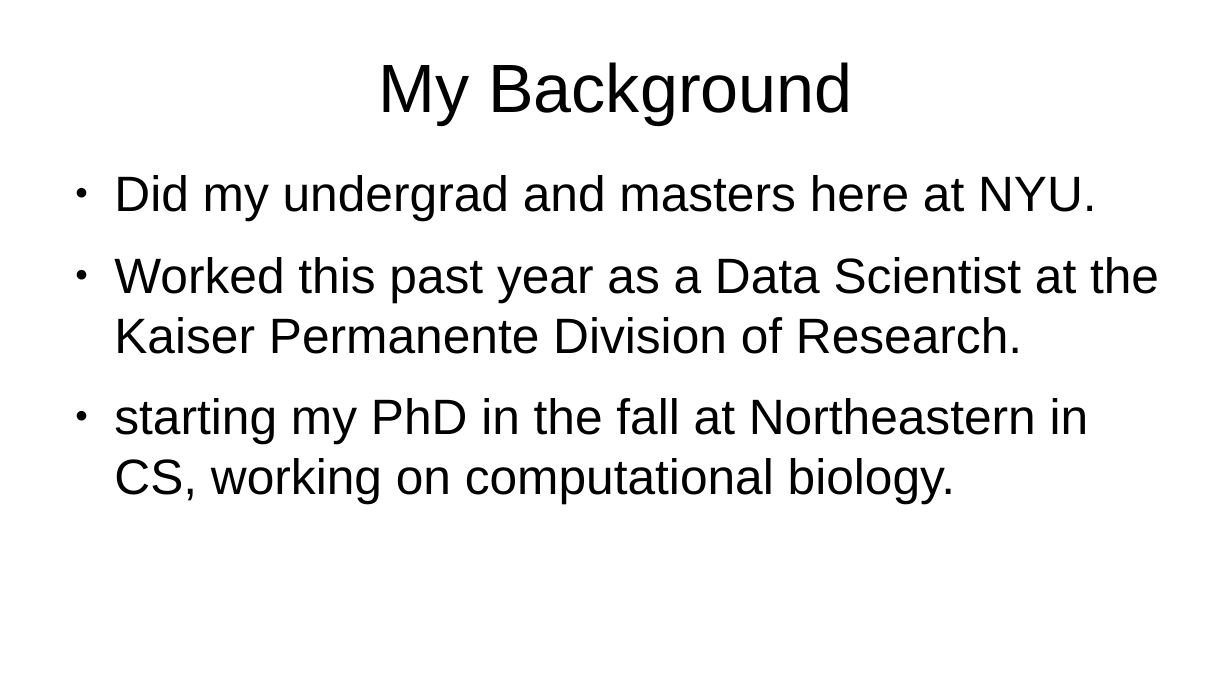
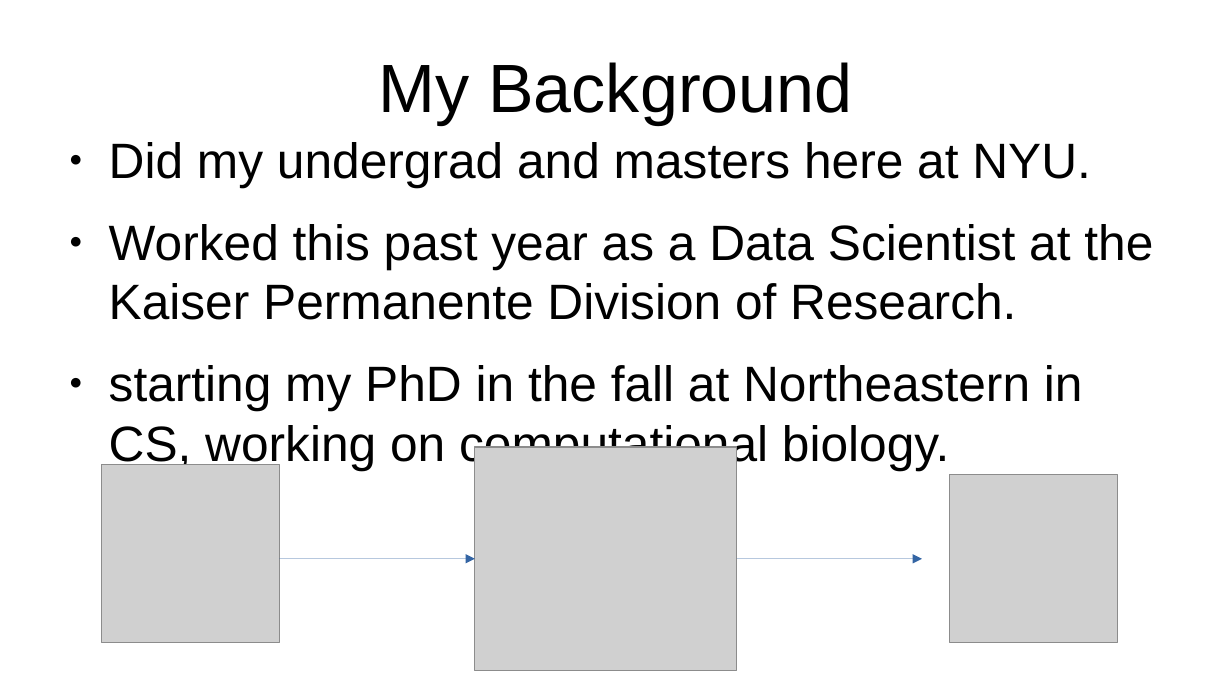
Before and after one commit to buzgalbraith/data-processing-workshop, a slide deck: slide 3 of slides/data_processing_slides.odp. Drawn at 1232x693 pixels with LibreOffice and Linux fonts; fonts in the diff are those of the drawing; grey boxes stand for pictures. Boxes give left, top, right and bottom in pixels: in the first picture for what was removed or moved away, otherwise in the second. Text is boxed around its words. In the diff, an @@ line names an element or a change of style, - is before the commit and + after.

```diff
--- a/slides/data_processing_slides.odp
+++ b/slides/data_processing_slides.odp
@@ text "Did my undergrad and masters ...": place and size @@
-text "Did my undergrad and masters ..." at <box>114,175,1159,503</box>
+text "Did my undergrad and masters ..." at <box>109,142,1153,470</box>
@@ picture added at <box>475,447,737,671</box> @@
@@ picture added at <box>102,465,279,643</box> @@
@@ picture added at <box>950,475,1118,643</box> @@
@@ arrow added from (279, 559) to (475, 559), #3465A4 0 pt @@
@@ arrow added from (737, 559) to (922, 559), #3465A4 0 pt @@
```
Also in this commit, not shown: 9 other slides changed, 1 slide added, 2 other files.
